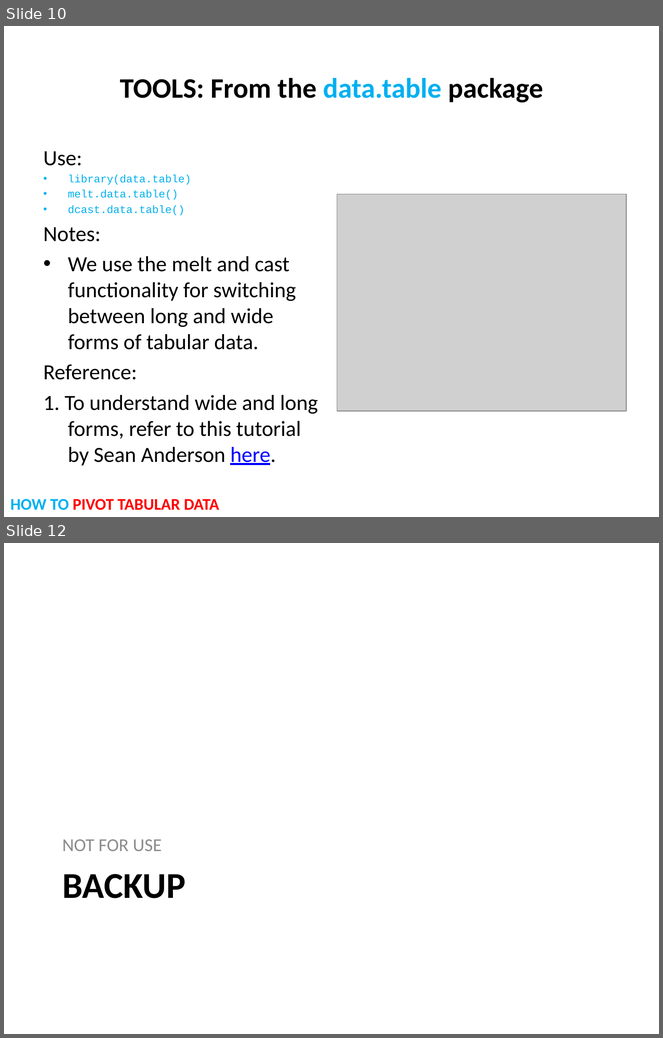
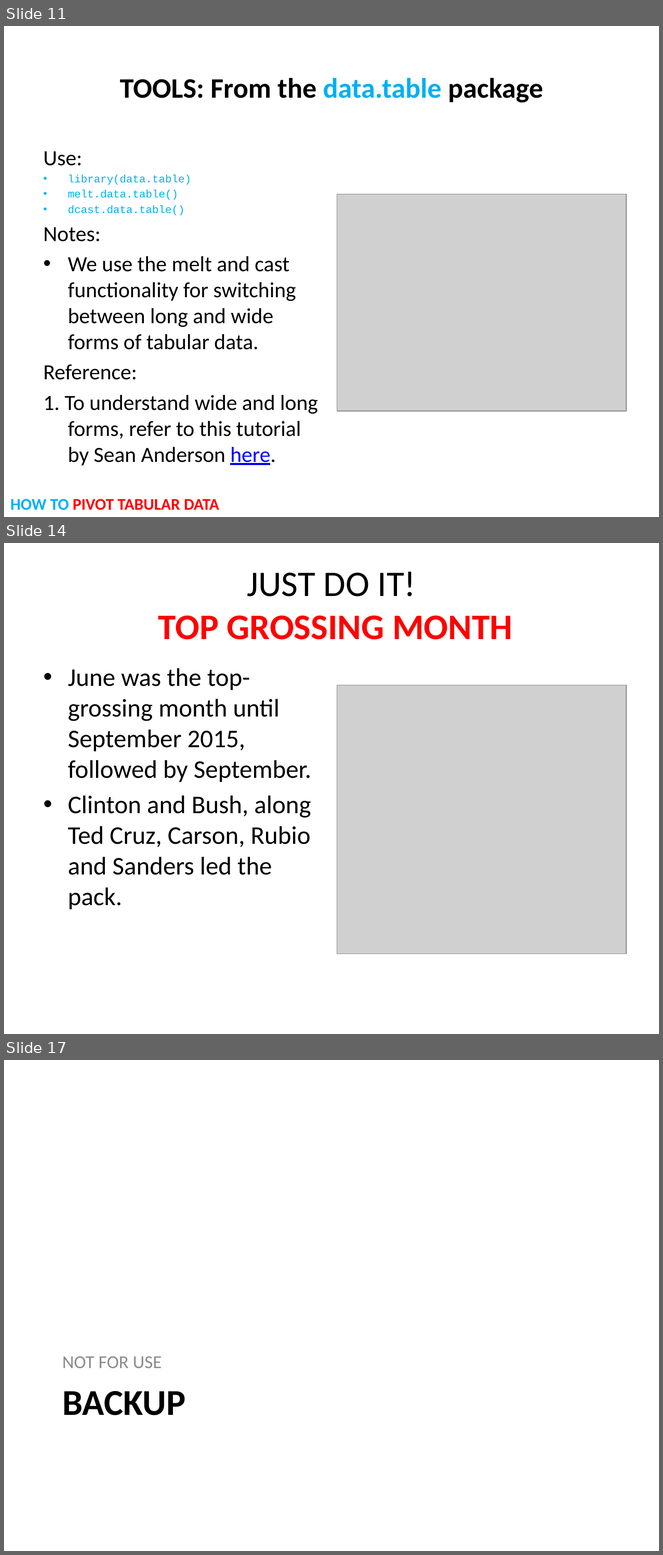
Before and after one commit to sunbee/R-How-To, a slide deck: R HOW TO’S.pptx. Shown one above the other, each under a label of ours: slides 10 and 12 before the commit, slides 11, 14 and 17 after it; the slides between them are not shown. The pictures are 663x1038 and 663x1555 pixels, drawn with LibreOffice and Linux fonts; fonts in the diff are those of the drawing; grey boxes stand for pictures. Boxes give left, top, right and bottom in pixels: in the first picture for what was removed or moved away, otherwise in the second. Text is boxed around its words. In the diff, an @@ line names an element or a change of style, - is before the commit and + after.

```diff
--- a/R HOW TO’S.pptx
+++ b/R HOW TO’S.pptx
@@ slide 14 added at [4, 543, 659, 1034], background #FFFFFF @@
@@ title added at [158, 572, 513, 640], 39.6 pt, text #FF0000, bold @@
+JUST DO IT!
+TOP GROSSING MONTH
@@ text added at [68, 668, 311, 910], 28 pt, text #000000 @@
+• June was the top-grossing month until September 2015, followed by September.
+• Clinton and Bush, along Ted Cruz, Carson, Rubio and Sanders led the pack.
@@ picture added at [337, 685, 626, 954] @@
@@ what was slide 10 is now slide 11 @@
@@ what was slide 12 is now slide 17 @@
```
Also in this commit, not shown: 1 slide changed, 4 other slides added, 4 other files.
